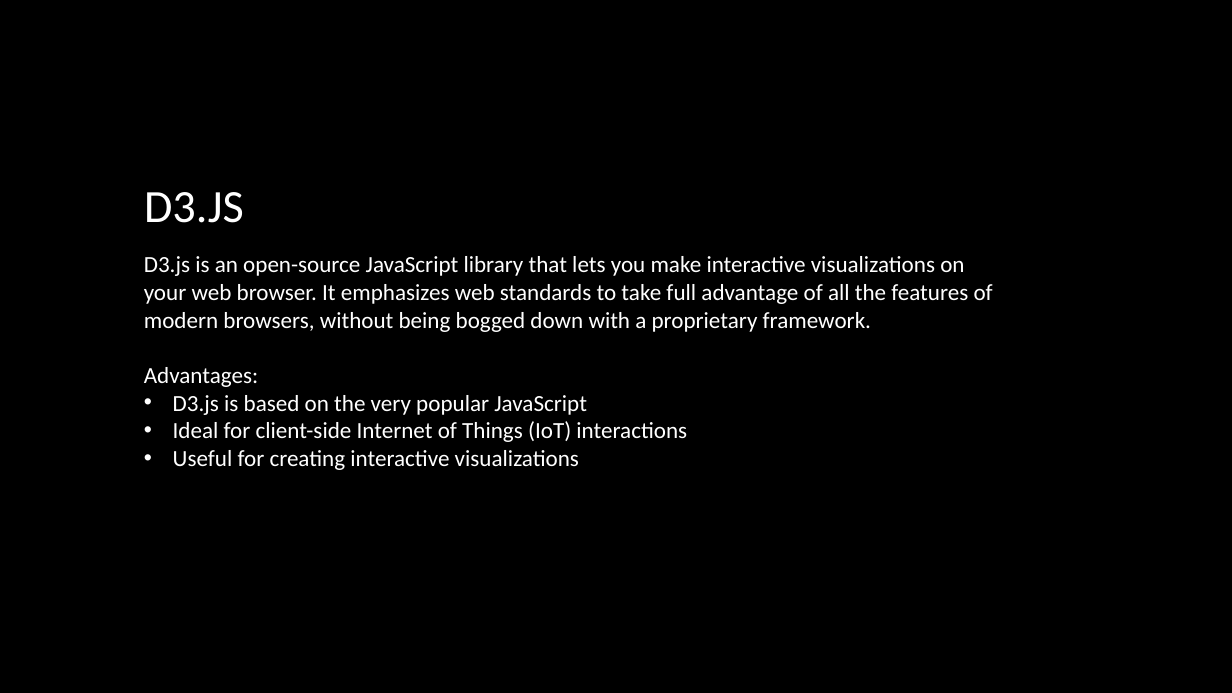
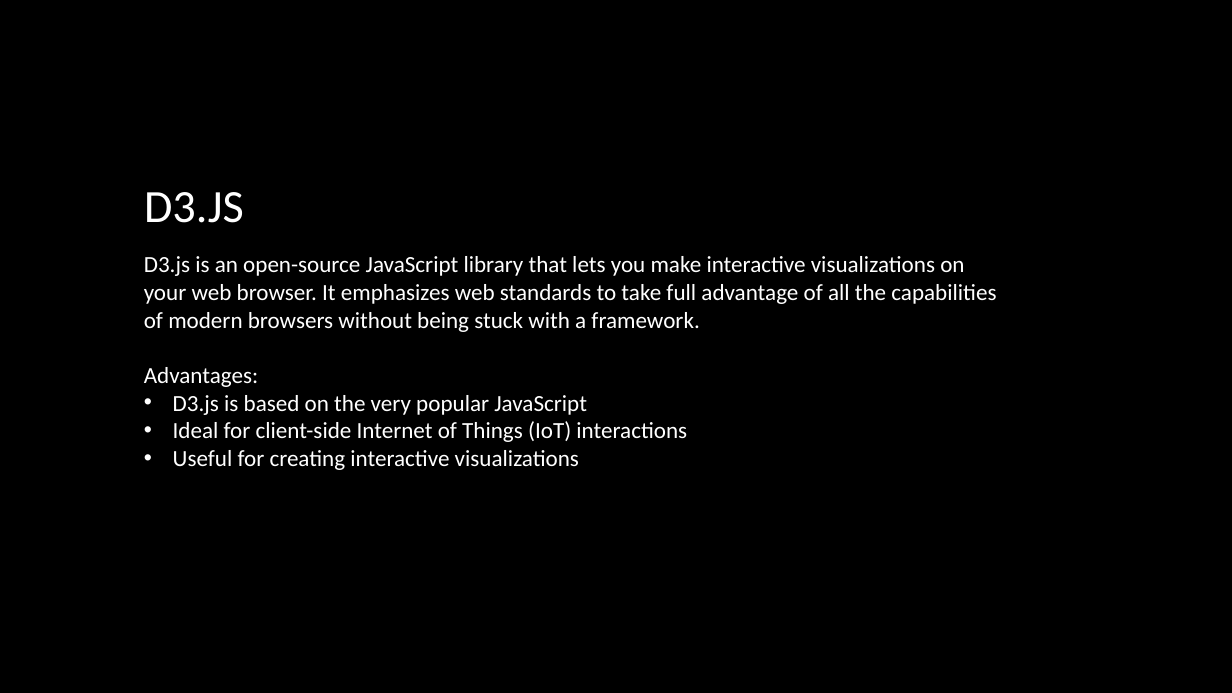
Before and after one commit to dalikey/portfolio-data-science, a slide deck: slide 6 of Most popular Data Science tools.pptx. Drawn at 1232x693 pixels with LibreOffice and Linux fonts; fonts in the diff are those of the drawing; background and template pictures are left out. Boxes give left, top, right and bottom in pixels: in the first picture for what was removed or moved away, otherwise in the second. Text is boxed around its words. In the diff, an @@ line names an element or a change of style, - is before the commit and + after.

```diff
--- a/Most popular Data Science tools.pptx
+++ b/Most popular Data Science tools.pptx
@@ text at bbox=[144, 256, 996, 332]: text changed @@
-D3.js is an open-source JavaScript library that lets you make interactive visualizations on your web browser. It emphasizes web standards to take full advantage of all the features of modern browsers, without being bogged down with a proprietary framework.
+D3.js is an open-source JavaScript library that lets you make interactive visualizations on your web browser. It emphasizes web standards to take full advantage of all the capabilities of modern browsers without being stuck with a framework.
```
Also in this commit, not shown: 8 other slides changed, 1 other file.
